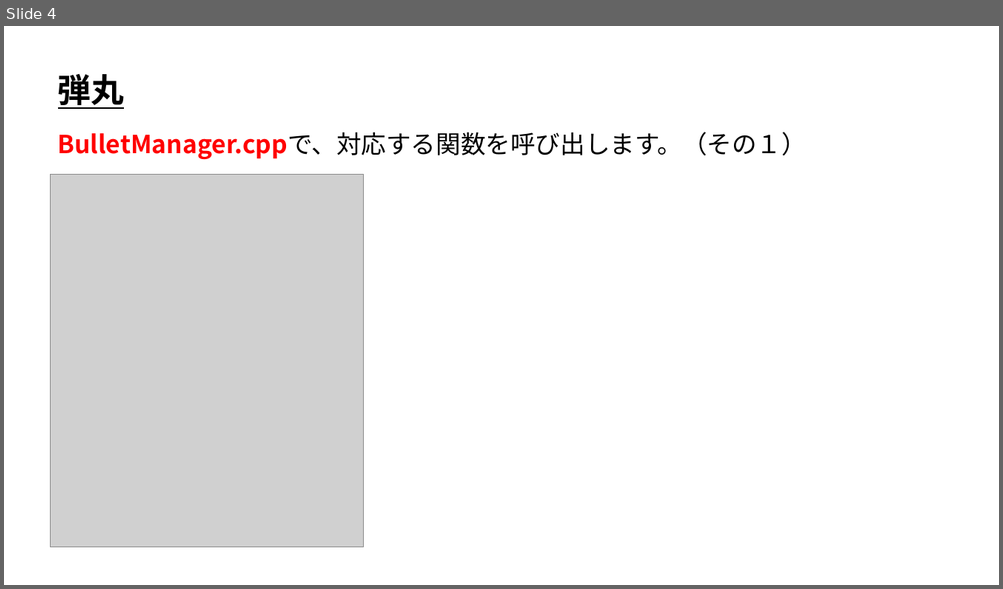
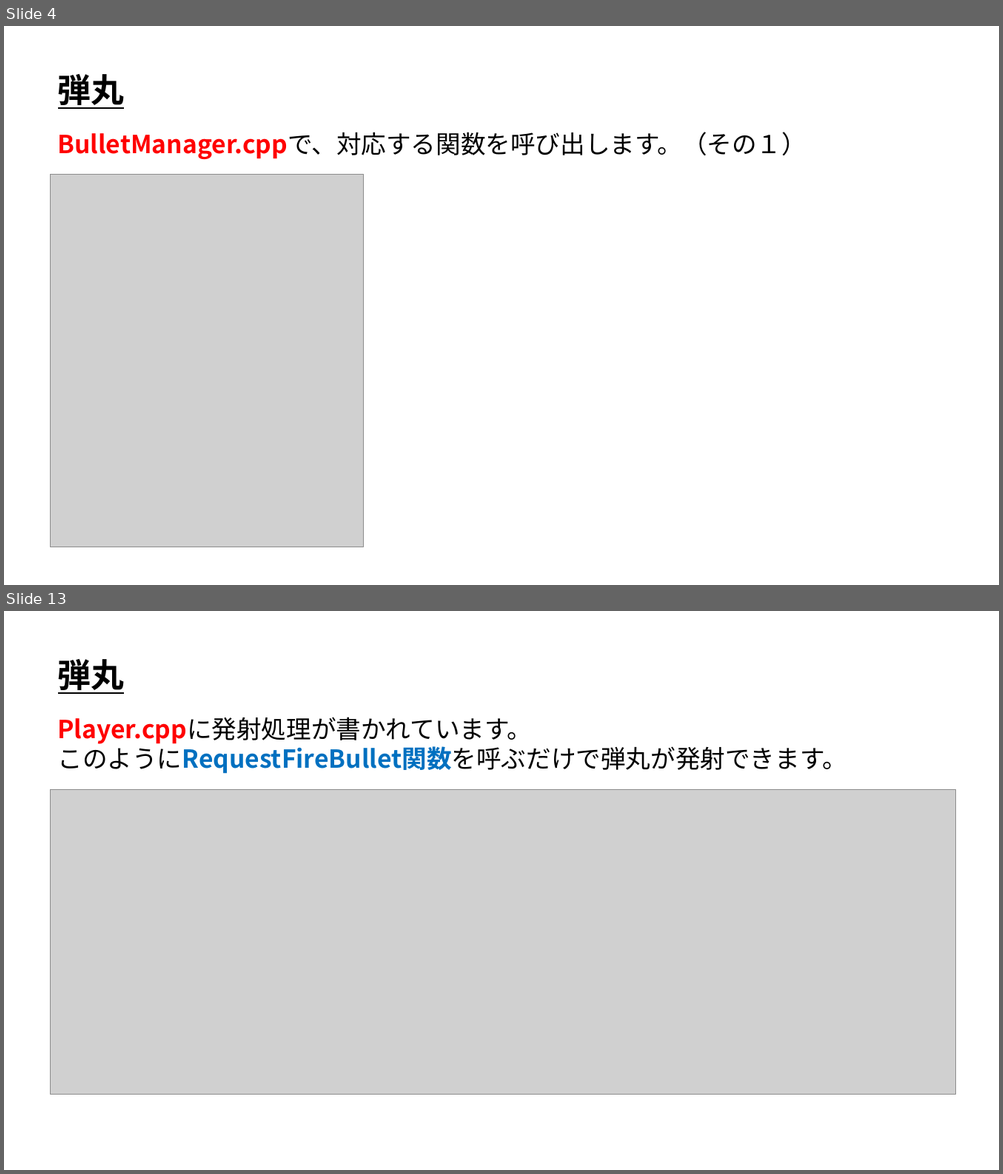
Before and after one commit to ArakiYusuke-Ohara/Textbook, a slide deck: ゲーム科1年/00_前期/ゲームプログラミングⅡ/04_シューティングゲーム弾丸編.pptx. Shown one above the other, each under a label of ours: slide 4 before the commit, slides 4 and 13 after it; the slides between them are not shown. The pictures are 1003x589 and 1003x1174 pixels, drawn with LibreOffice and Linux fonts; fonts in the diff are those of the drawing; grey boxes stand for pictures. Boxes give left, top, right and bottom in pixels: in the first picture for what was removed or moved away, otherwise in the second. Text is boxed around its words. In the diff, an @@ line names an element or a change of style, - is before the commit and + after.

Commit message:
弾丸編完成

```diff
--- a/ゲーム科1年/00_前期/ゲームプログラミングⅡ/04_シューティングゲーム弾丸編.pptx
+++ b/ゲーム科1年/00_前期/ゲームプログラミングⅡ/04_シューティングゲーム弾丸編.pptx
@@ slide 13 added at <box>4,611,999,1170</box>, background #FFFFFF @@
@@ text added at <box>58,659,125,694</box>, 32 pt, text #000000, bold, underline @@
+弾丸
@@ text added at <box>58,717,847,774</box>, 24 pt, text #000000 @@
+Player.cppに発射処理が書かれています。
+このようにRequestFireBullet関数を呼ぶだけで弾丸が発射できます。
@@ picture added at <box>51,789,956,1094</box> @@
```
Also in this commit, not shown: 1 slide changed, 10 other slides added, 6 other files.
